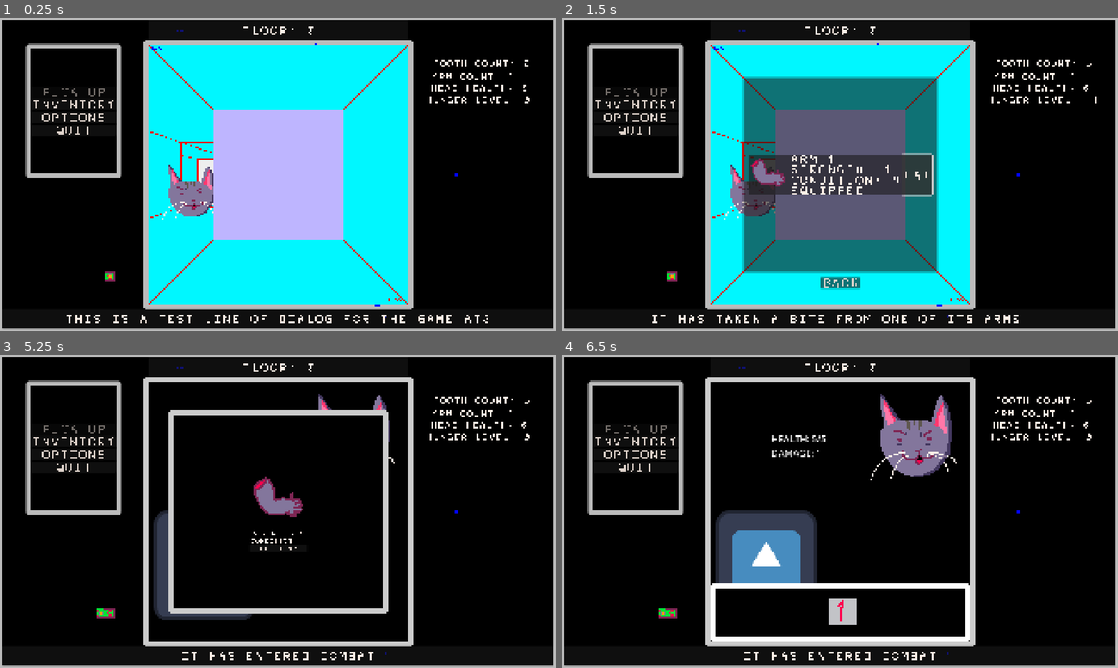
Above: before the commit, frames 1-4 (two rows, left to right).
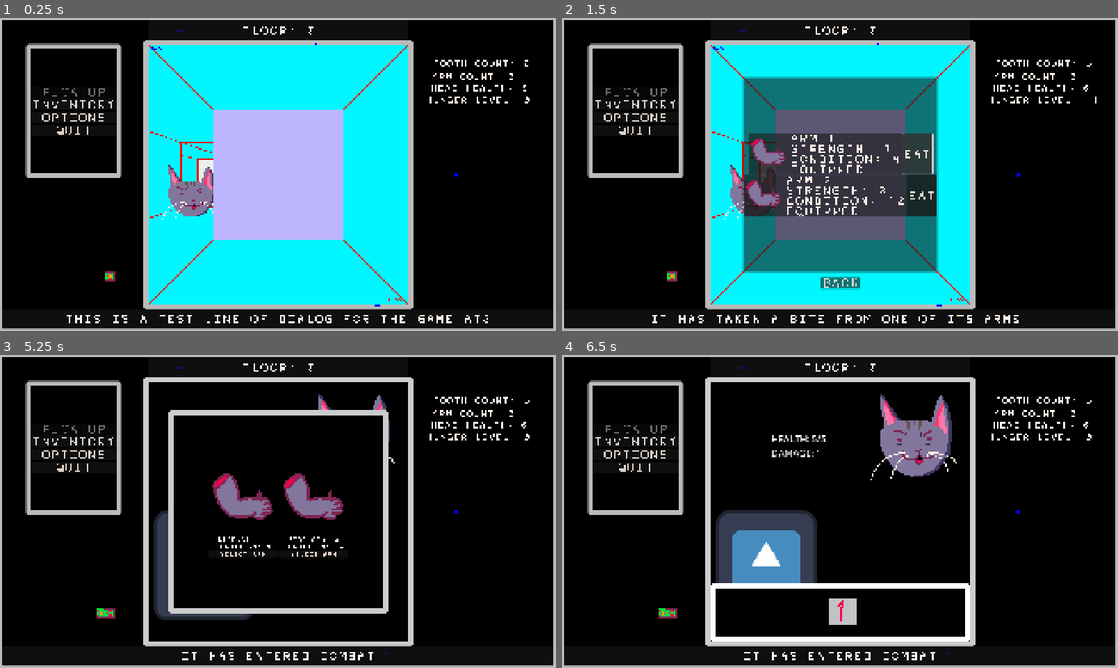
Above: after the commit, the same moments.

Repository: sym-z/arm-to-the-teeth
Game: Godot game, scene res://scenes/testing_level/testing_level.tscn
Same seed, same stepped clock (60 frames per second), same inputs: the game is played once before the commit and once after it. The project has no main scene, so this scene is started directly. The engine's default icon, where the game draws it, is replaced by a stand-in: a white triangle on a blue panel in a dark square.
Inputs (mouse positions are in pixels of both pictures, inside the frame that each line leads up to):
- Up to frame 1 (0.25 s): no input
- Up to frame 2 (1.5 s): click "INVENTORY" at 0.5 s; click "EAT" at 1.25 s
- Up to frame 3 (5.25 s): click "BACK" at 2 s; click "OPTIONS" at 2.75 s; move the mouse to (400, 495) at 3.52 s; hold D (turn_right) 3.53-4.28 s; click (400, 495) at 3.67 s; move the mouse to (166, 527) at 4.27 s; hold S (move_back) 4.28-5 s; click (166, 527) at 4.42 s; click "ATTACK" at 5 s
- Up to frame 4 (6.5 s): click "SELECT ARM" at 5.75 s

The runs differ from the first frame. In frame 1, less than 0.1% of the frame differs, in the area x 91-93%, y 17-20%; in frame 2, 5.9%, in the area x 32-93%, y 17-64%; in frame 3, 2.4%; in frame 4, less than 0.1%.

Commit message:
first turn tested with new arm

Diff:
--- a/src/prefabs/player/player.gd
+++ b/src/prefabs/player/player.gd
@@ -50,6 +50,13 @@
 	starting_arm.equipped = true
 	arm_count += 1
 	arm_inventory.append(starting_arm)
+	if Globals.debug_combat:
+		var power_arm : Arm = Arm.new()
+		power_arm.strength = 3
+		power_arm.condition = 10
+		power_arm.equipped = true
+		arm_count += 1
+		arm_inventory.append(power_arm)
 func debug_print_inventory():
 	print("INVENTORY")
 	for i in range(arm_inventory.size()):
--- a/src/prefabs/ui/combat_viewport/attacking_arm_object/attacking_arm_object.tscn
+++ b/src/prefabs/ui/combat_viewport/attacking_arm_object/attacking_arm_object.tscn
@@ -21,7 +21,7 @@
 expand_mode = 4
 
 [node name="Strength Label" type="RichTextLabel" parent="."]
-custom_minimum_size = Vector2(200, 20)
+custom_minimum_size = Vector2(240, 20)
 layout_mode = 2
 mouse_filter = 2
 theme = ExtResource("3_5y5fn")
@@ -30,7 +30,7 @@
 vertical_alignment = 1
 
 [node name="Condition Label" type="RichTextLabel" parent="."]
-custom_minimum_size = Vector2(200, 20)
+custom_minimum_size = Vector2(240, 20)
 layout_mode = 2
 mouse_filter = 2
 theme = ExtResource("3_5y5fn")
--- a/src/prefabs/ui/die_roller/die_roller.gd
+++ b/src/prefabs/ui/die_roller/die_roller.gd
@@ -24,7 +24,8 @@
 		frame = lower_limit -1
 
 func roll_die():
-	print("ROLLING")
+	if Globals.verbose_console == true:
+		print("ROLLING")
 	play()
 	is_rolling = true
 
@@ -33,16 +34,19 @@
 	upper_limit = upper
 	lower_limit = lower
 	difficulty_class = dc
-	print("DIE SET")
+	if Globals.verbose_console == true:
+		print("DIE SET")
 
 func _on_mouse_handler_gui_input(event):
 	if event is InputEventMouseButton and event.button_index == 1 and event.pressed == true:
 		if is_rolling == false and roll_finished == false:
 			roll_die()
-			print("DIE ROLLING STARTED")
+			if Globals.verbose_console == true:
+				print("DIE ROLLING STARTED")
 		else:
 			if roll_finished == false:
-				print("DIE ROLLING STOPPED")
+				if Globals.verbose_console == true:
+					print("DIE ROLLING STOPPED")
 				pause()
 				roll_finished = true
 				var result : int = frame + 1
@@ -58,6 +62,7 @@
 
 
 func _on_animation_finished():
-	print("ANIM FINISHED")
+	if Globals.verbose_console == true:
+		print("ANIM FINISHED")
 	frame =lower_limit -1
 	play()
